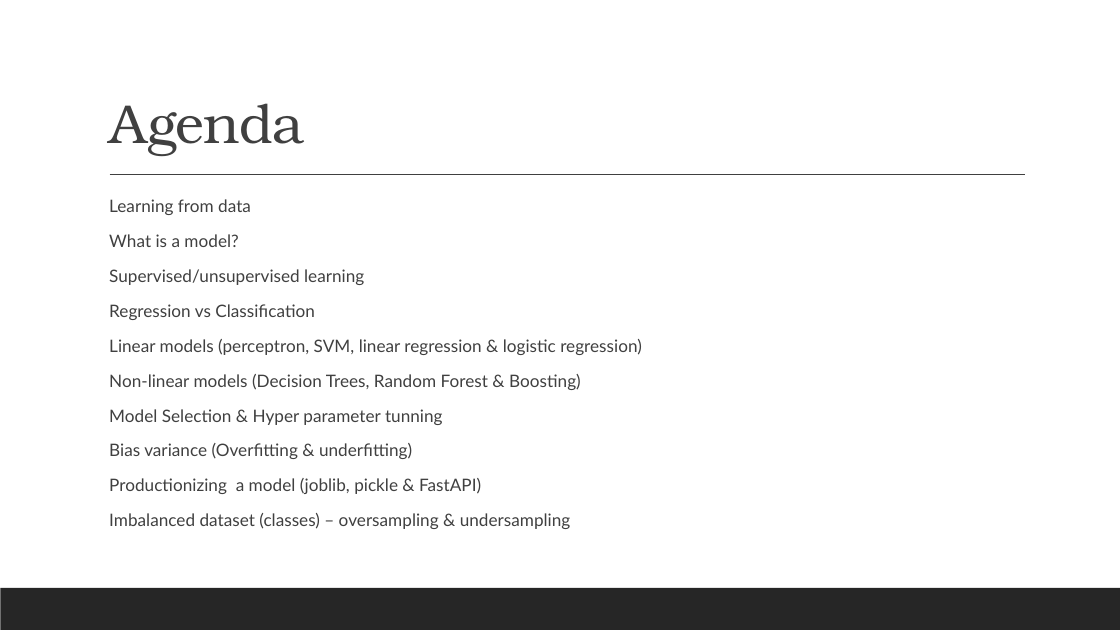
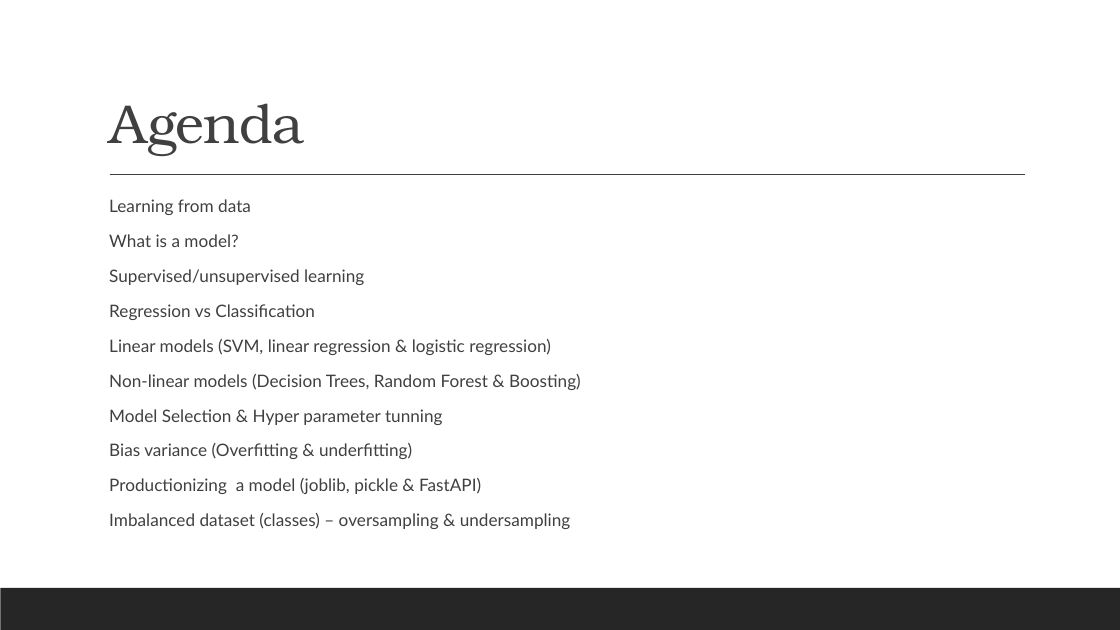
Before and after one commit to ashvani/learning-isl, a slide deck: slide 2 of Intro to ML.pptx. Drawn at 1120x630 pixels with LibreOffice and Linux fonts; fonts in the diff are those of the drawing. Boxes give left, top, right and bottom in pixels: in the first picture for what was removed or moved away, otherwise in the second. Text is boxed around its words. In the diff, an @@ line names an element or a change of style, - is before the commit and + after.

```diff
--- a/Intro to ML.pptx
+++ b/Intro to ML.pptx
@@ text at (x1=109, y1=339, x2=551, y2=355): text changed @@
-  Linear models (perceptron, SVM, linear regression & logistic regression)
+  Linear models (SVM, linear regression & logistic regression)
```
Also in this commit, not shown: 1 other slide changed, 18 other files.
